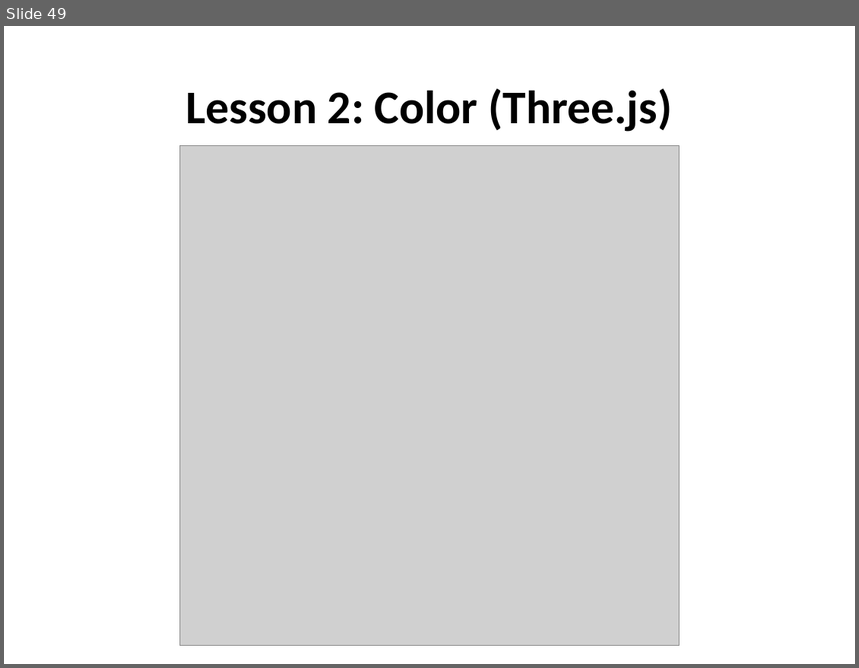
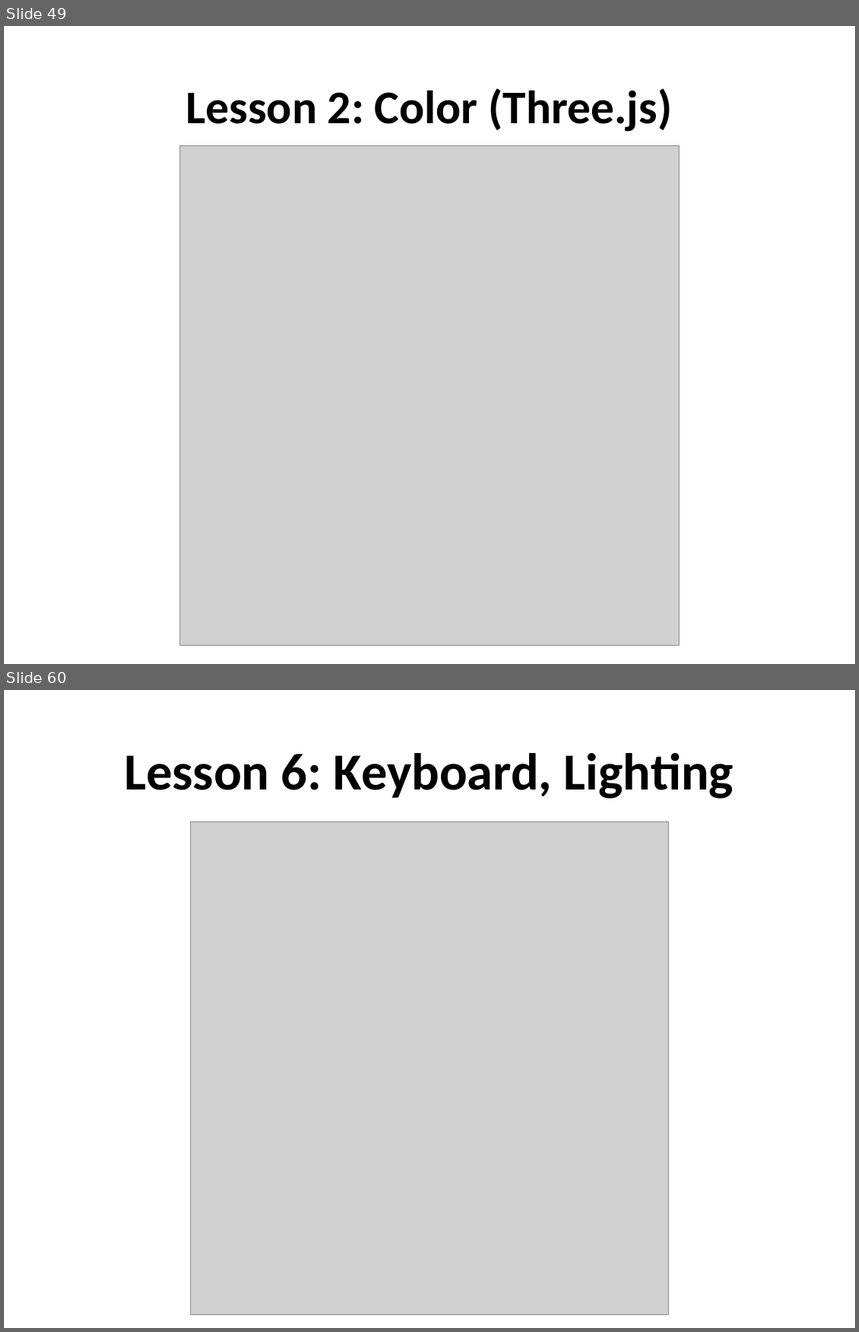
Before and after one commit to uva-graphics/webgl, a slide deck: slides.pptx. Shown one above the other, each under a label of ours: slide 49 before the commit, slides 49 and 60 after it; the slides between them are not shown. The pictures are 859x668 and 859x1332 pixels, drawn with LibreOffice and Linux fonts; fonts in the diff are those of the drawing; grey boxes stand for pictures. Boxes give left, top, right and bottom in pixels: in the first picture for what was removed or moved away, otherwise in the second. Text is boxed around its words. In the diff, an @@ line names an element or a change of style, - is before the commit and + after.

```diff
--- a/slides.pptx
+++ b/slides.pptx
@@ slide 60 added at (4, 690, 855, 1328), background #FFFFFF @@
@@ title added at (124, 753, 734, 799), 44 pt, text #000000, bold @@
+Lesson 6: Keyboard, Lighting
@@ picture added at (190, 822, 669, 1315) @@
```
Also in this commit, not shown: 14 other slides added, 1 slide removed, 1 other file.
